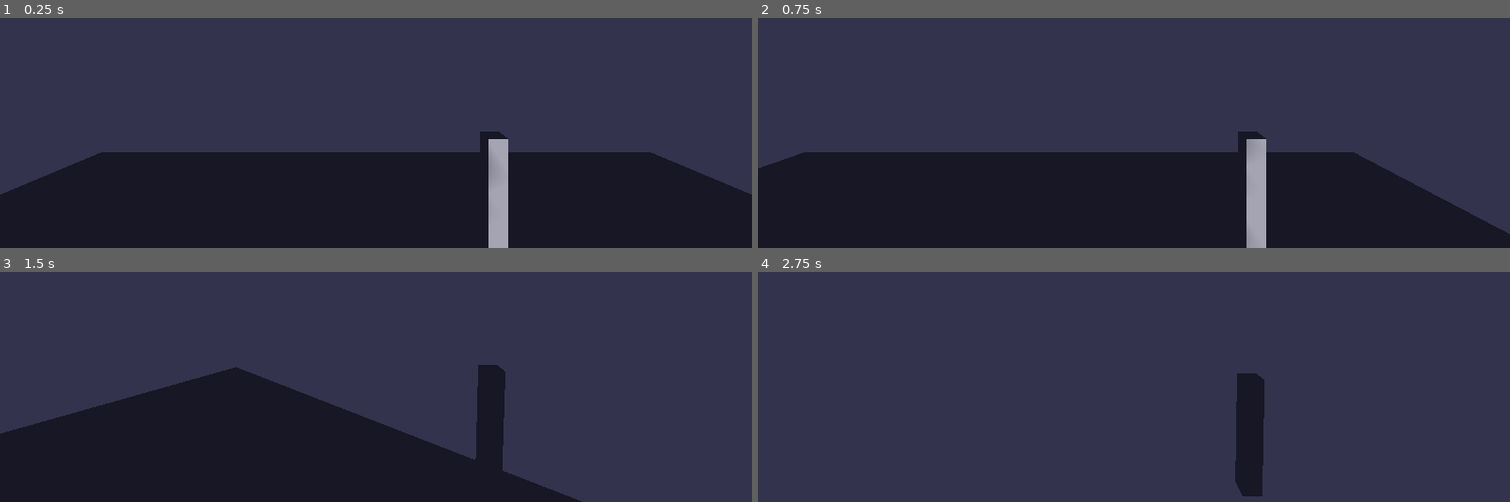
Above: before the commit, frames 1-4 (two rows, left to right).
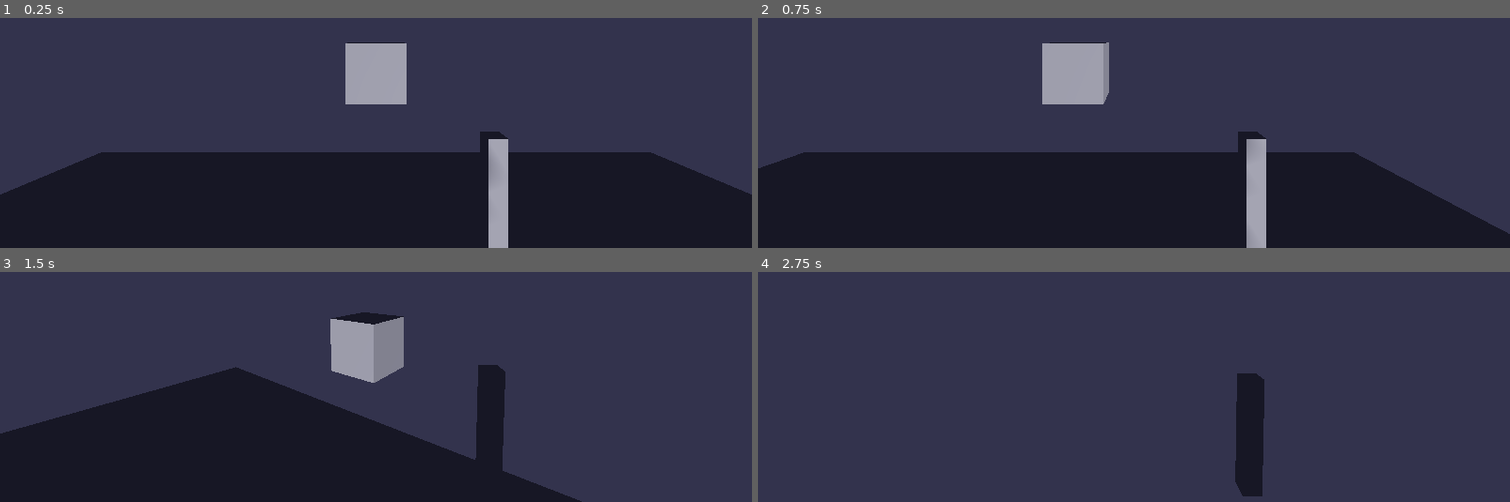
Above: after the commit, the same moments.

Repository: markettrade724-max/real-team
Game: Godot game, scene res://main_scene.tscn
Same seed, same stepped clock (60 frames per second), same inputs: the game is played once before the commit and once after it.
Inputs (mouse positions are in pixels of both pictures, inside the frame that each line leads up to):
- Up to frame 1 (0.25 s): no input
- Up to frame 2 (0.75 s): tap Enter at 0.5 s; move the mouse to (outside the picture) at 0.52 s; hold D (move_right) from 0.53 s (still down); click (outside the picture) at 0.6 s
- Up to frame 3 (1.5 s): tap Space (jump) at 0.77 s; move the mouse to (338, 292) at 1.27 s; release D (move_right) at 1.28 s; hold W (move_forward) from 1.28 s (still down); click (338, 292) at 1.35 s
- Up to frame 4 (2.75 s): keep holding W (move_forward); tap Space (jump) at 1.52 s; move the mouse to (1149, 283) at 2.02 s; click (1149, 283) at 2.1 s

The runs differ from the first frame. In frame 1, 2.2% of the frame differs, in the area x 45-55%, y 10-38%; in frame 2, 2.4%; in frame 3, 2.6%, in the area x 43-54%, y 17-49%; in frame 4, nothing differs.

Commit message:
Add target instance to main scene

Diff:
--- a/godot-projects/genesis-3d/main_scene.tscn
+++ b/godot-projects/genesis-3d/main_scene.tscn
@@ -1,7 +1,8 @@
-[gd_scene load_steps=5 format=3 uid="uid://mainscene"]
+[gd_scene load_steps=7 format=3 uid="uid://mainscene"]
 
 [ext_resource type="PackedScene" uid="uid://player" path="res://player.tscn" id="1_player"]
 [ext_resource type="Script" path="res://main_scene.gd" id="2_script"]
+[ext_resource type="PackedScene" uid="uid://target" path="res://target.tscn" id="3_target"]
 
 [sub_resource type="Environment" id="1_env"]
 background_mode = 1
@@ -31,3 +32,6 @@
 shape = SubResource("3_plane")
 
 [node name="Player" parent="." instance=ExtResource("1_player")]
+
+[node name="Target" parent="." instance=ExtResource("3_target")]
+transform = Transform3D(1, 0, 0, 0, 1, 0, 0, 0, 1, 0, 0.5, -5)
